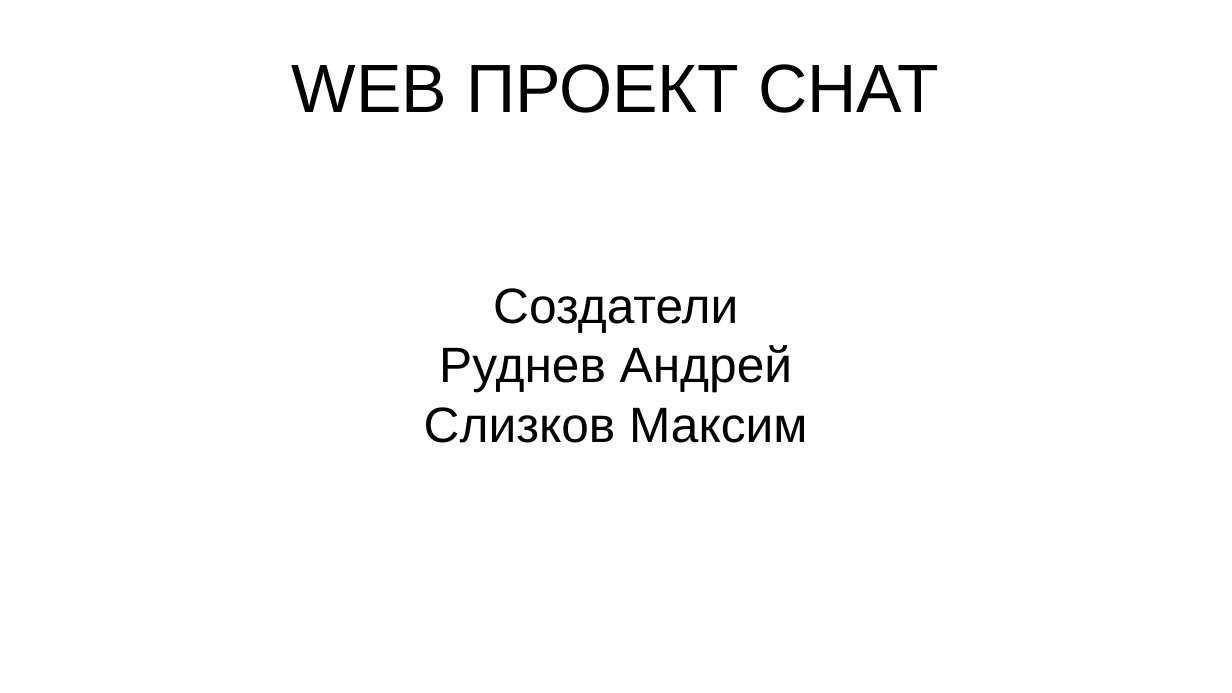
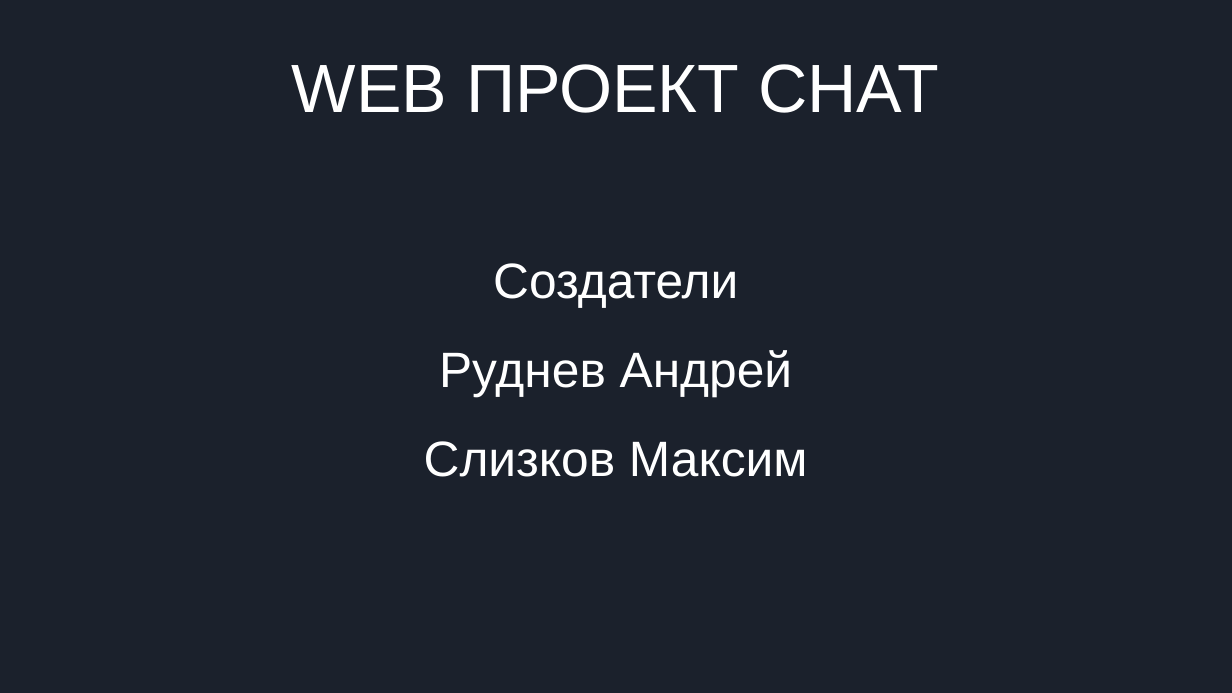
Before and after one commit to Jindderrr/LiteChat, a slide deck: slide 1 of Presetation.pptx. Drawn at 1232x693 pixels with LibreOffice and Linux fonts; fonts in the diff are those of the drawing. Boxes give left, top, right and bottom in pixels: in the first picture for what was removed or moved away, otherwise in the second. Text is boxed around its words. In the diff, an @@ line names an element or a change of style, - is before the commit and + after.

```diff
--- a/Presetation.pptx
+++ b/Presetation.pptx
@@ background #FFFFFF to #1B212C @@
@@ title "WEB ПРОЕКТ CHAT" at (292,64,939,113): text colour #000000 to #FFFFFF @@
@@ subtitle "Создатели" at (424,263,808,477): text colour #000000 to #FFFFFF; line spacing 1 to 1.15; more space between paragraphs @@
```
Also in this commit, not shown: 4 other slides changed, 1 slide added, 1 slide removed.
